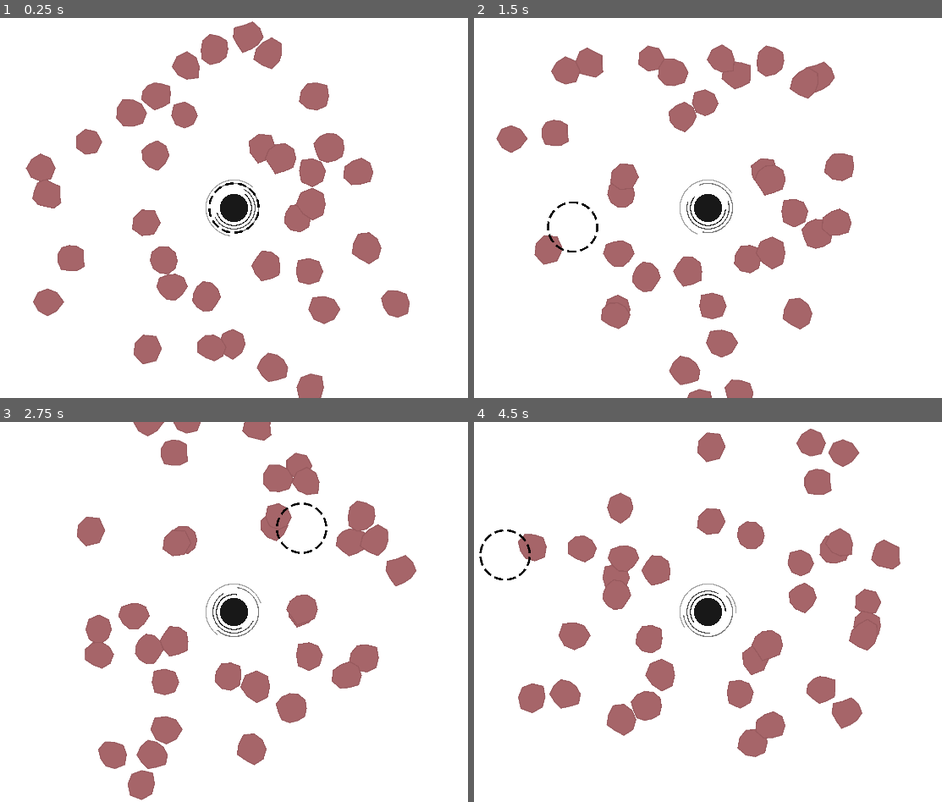
Above: before the commit, frames 1-4 (two rows, left to right).
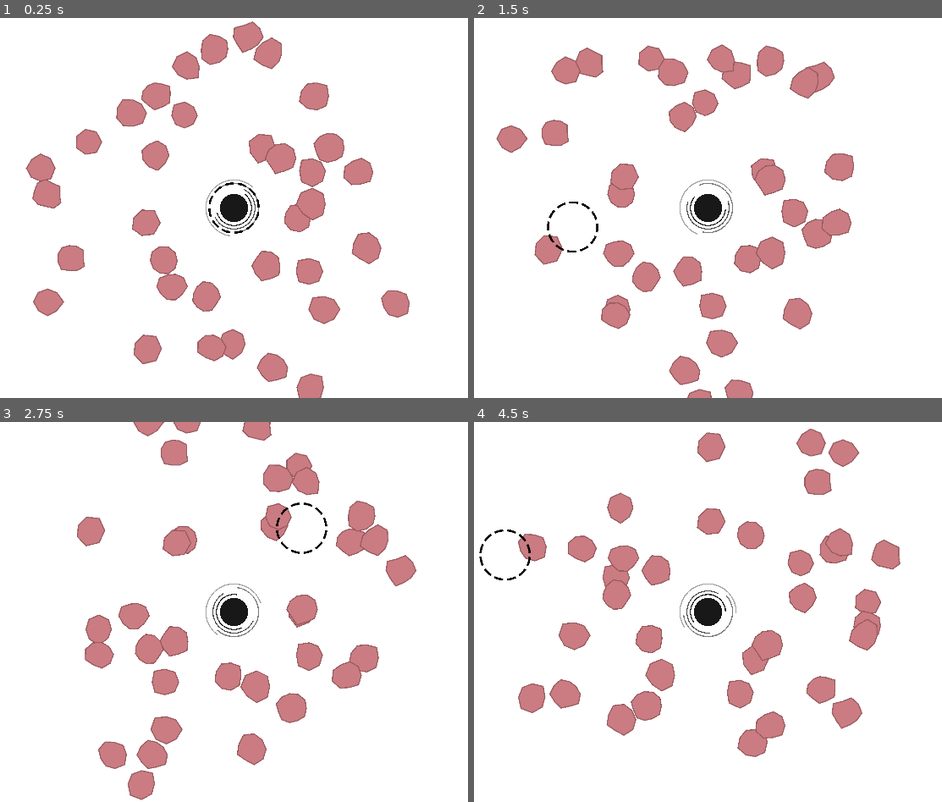
Above: after the commit, the same moments.

Repository: fatihceyln/a-game-about-feeding-a-black-hole
Game: Godot game, scene res://main/main.tscn
Two runs of this game, one before a commit and one after it. Both use one fixed random seed, a clock stepped at 60 frames per second and the inputs below. The project has no main scene, so this scene is started directly.
Inputs (mouse positions are in pixels of both pictures, inside the frame that each line leads up to):
- Up to frame 1 (0.25 s): no input
- Up to frame 2 (1.5 s): move the mouse to (857, 189) at 0.52 s; move the mouse to (572, 227) at 1.27 s
- Up to frame 3 (2.75 s): move the mouse to (299, 528) at 2.02 s
- Up to frame 4 (4.5 s): move the mouse to (675, 688) at 2.77 s; move the mouse to (909, 669) at 3.52 s; move the mouse to (506, 555) at 4.27 s

The runs differ from the first frame. In frame 1, 10% of the frame differs, in the area x 5-88%, y 1-100%; in frame 2, 9.2%; in frame 3, 9.1%; in frame 4, 9.6%.

Commit message:
Add fill shape to Asteroid for enhanced visual representation and update color properties

Diff:
--- a/asteroid/asteroid.gd
+++ b/asteroid/asteroid.gd
@@ -2,6 +2,7 @@
 class_name Asteroid
 
 const BASE_COLOR: Color = Color(0.654, 0.397, 0.413, 1.0)
+const FILL_COLOR: Color = Color(0.796, 0.490, 0.511, 1.0)
 const POINT_COUNT_RANGE: Vector2i = Vector2i(7, 11)
 const RADIUS_RATIO_RANGE: Vector2 = Vector2(0.85, 1.15)
 
@@ -14,6 +15,7 @@
 
 @export var radius: float = 40.0
 @onready var shape: Polygon2D = $Shape
+@onready var fill_shape: Polygon2D = $FillShape
 @onready var outline: Line2D = $Outline
 @onready var collision_polygon: CollisionPolygon2D = $CollisionPolygon2D
 
@@ -29,6 +31,9 @@
 	var points: PackedVector2Array = make_polygon_points()
 	shape.polygon = points
 	shape.color = BASE_COLOR
+
+	fill_shape.polygon = points
+	fill_shape.color = FILL_COLOR
 
 	outline.points = points
 	outline.default_color = OUTLINE_COLOR
--- a/asteroid/asteroid.tscn
+++ b/asteroid/asteroid.tscn
@@ -8,6 +8,8 @@
 
 [node name="Shape" type="Polygon2D" parent="." unique_id=280419289]
 
+[node name="FillShape" type="Polygon2D" parent="." unique_id=1802841559]
+
 [node name="Outline" type="Line2D" parent="." unique_id=1157858394]
 
 [node name="CollisionPolygon2D" type="CollisionPolygon2D" parent="." unique_id=1604637679]
